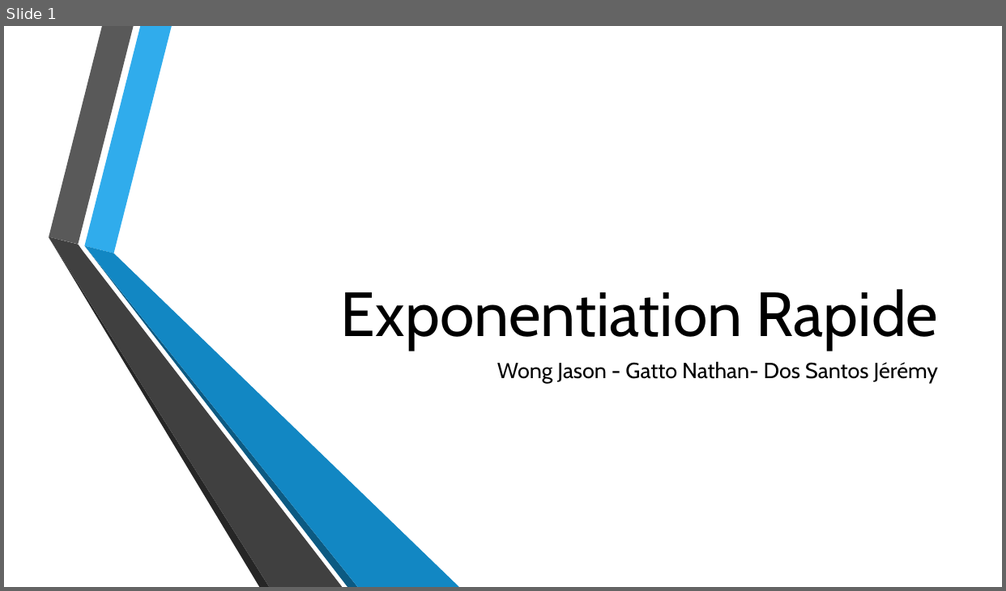
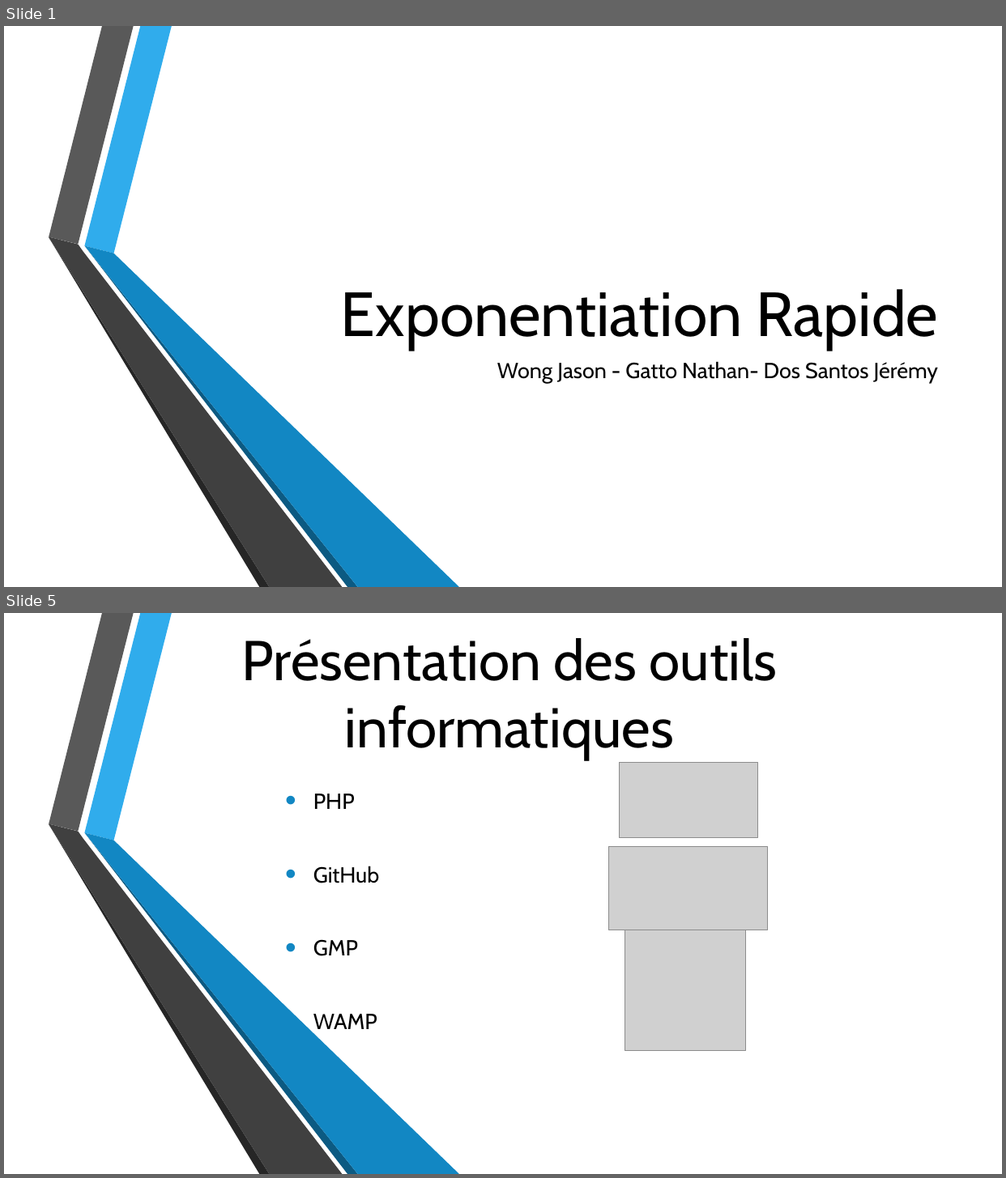
Before and after one commit to Linkoun/Exponentiation_Rapide, a slide deck: Présentation.pptx. Shown one above the other, each under a label of ours: slide 1 before the commit, slides 1 and 5 after it; the slides between them are not shown. The pictures are 1006x591 and 1006x1178 pixels, drawn with LibreOffice and Linux fonts; fonts in the diff are those of the drawing; grey boxes stand for pictures; background and template pictures are left out. Boxes give left, top, right and bottom in pixels: in the first picture for what was removed or moved away, otherwise in the second. Text is boxed around its words. In the diff, an @@ line names an element or a change of style, - is before the commit and + after.

```diff
--- a/Présentation.pptx
+++ b/Présentation.pptx
@@ slide 5 added at [4,613,1002,1174], background picture (left out); not listed: 6 template elements that a slide beside it also shows @@
@@ title added at [242,638,778,760], 54 pt, text #000000 @@
+Présentation des outils informatiques
@@ picture added at [619,763,758,837] @@
@@ subtitle added at [313,794,379,1035], 21 pt, text #000000 @@
+• PHP
+• GitHub
+• GMP
+• WAMP
@@ picture added at [609,846,768,930] @@
@@ picture added at [624,931,745,1051] @@
```
Also in this commit, not shown: 1 slide changed, 4 other slides added.
